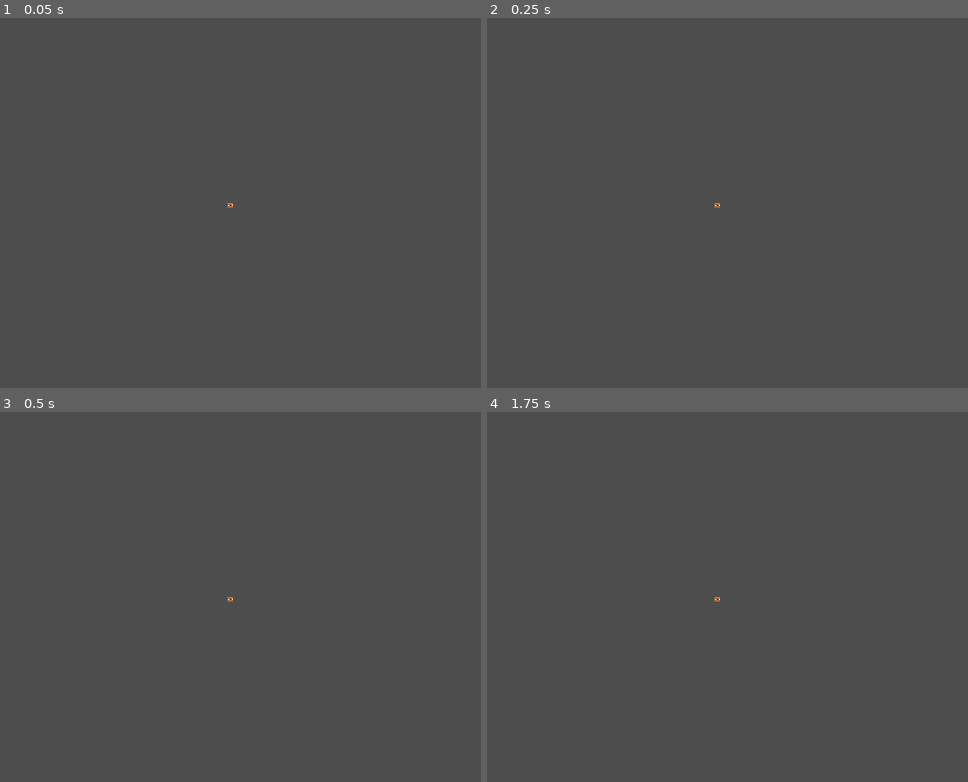
Above: before the commit, frames 1-4 (two rows, left to right).
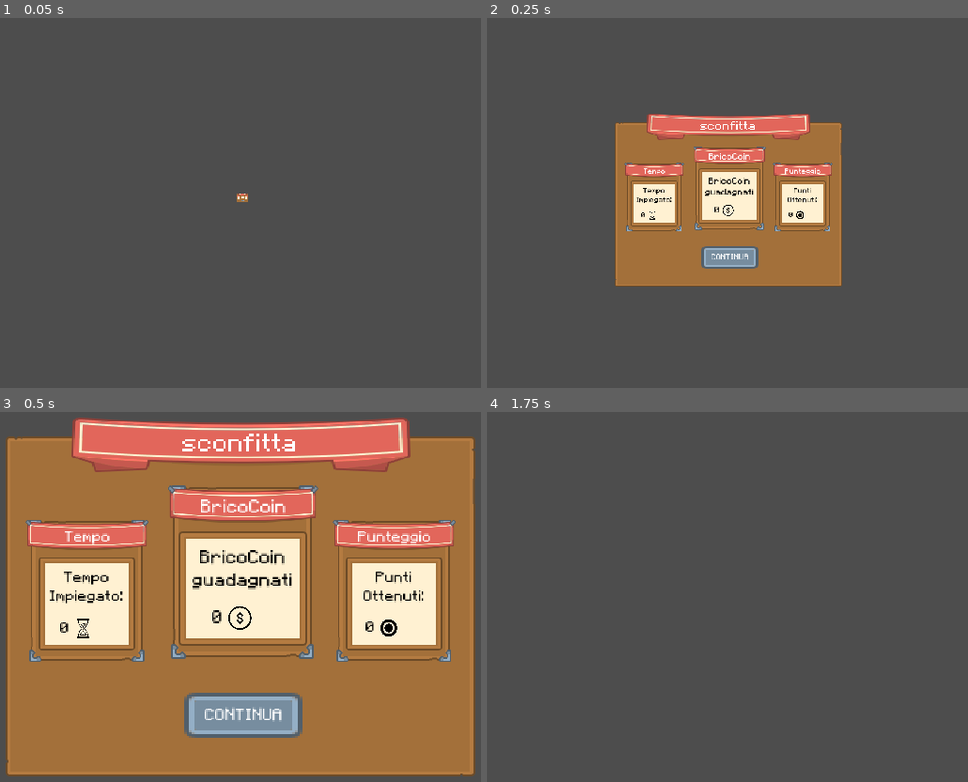
Above: after the commit, the same moments.

Repository: oleksandrkushnir1/lan-party-24-25
Game: Godot game, scene res://menu_vittoria.tscn
The game is run twice, just before and just after one commit, with the same random seed, the same clock (stepped at 60 frames per second) and the same inputs.
Inputs (mouse positions are in pixels of both pictures, inside the frame that each line leads up to):
- Up to frame 1 (0.05 s): no input
- Up to frame 2 (0.25 s): no input
- Up to frame 3 (0.5 s): no input
- Up to frame 4 (1.75 s): click "CONTINUA" at 0.5 s; click (717, 600) at 1.25 s, where only the run before the commit has a clickable "CONTINUA"

The runs differ from the first frame. In frame 1, less than 0.1% of the frame differs, in the area x 47-52%, y 47-52%; in frame 2, 22%; in frame 3, 92%, in the area x 1-99%, y 1-99%; in frame 4, less than 0.1%.

Commit message:
campiato da percorso relativo a UID

Diff:
--- a/menu/menu_vittoria.gd
+++ b/menu/menu_vittoria.gd
@@ -1,7 +1,7 @@
 extends Control
 class_name menu
 
-const MENU = preload("res://menu/menu_vittoria.tscn")
+const MENU = preload("uid://ckyiqs8iaextm")
 
 @onready var tempo_impiegato: Label = $Card/TempoTab/DescriptionTempo/containerdati/TempoImpiegato
 @onready var bricoguadagnati: Label = $Card/CoinTab/DescriptionBricoCoin/containerdati/Bricoguadagnati
@@ -32,7 +32,6 @@
 
 
 func compila_scheda():
-
 	get_tree().paused = true
 	$".".visible = true
 	var text = func():
--- a/menu/menu_vittoria.tscn
+++ b/menu/menu_vittoria.tscn
@@ -1,17 +1,17 @@
 [gd_scene load_steps=16 format=3 uid="uid://ckyiqs8iaextm"]
 
-[ext_resource type="Script" path="res://menu/menu_vittoria.gd" id="1_2ra2b"]
-[ext_resource type="Texture2D" uid="uid://b6dyotyj20gln" path="res://menu/Vector/panel_brown_damaged_dark.svg" id="2_a530w"]
-[ext_resource type="Texture2D" uid="uid://cpbu4rui7ogx3" path="res://menu/Vector/banner_classic_curtain.svg" id="2_vhspx"]
-[ext_resource type="Texture2D" uid="uid://vriuv6nsppl4" path="res://menu/Vector/panel_border_brown.svg" id="3_cemqf"]
-[ext_resource type="Texture2D" uid="uid://dx6flxap108a2" path="res://menu/Vector/banner_hanging.svg" id="3_rij82"]
-[ext_resource type="Texture2D" uid="uid://ihe2y75xvnhi" path="res://menu/Vector/panel_brown.svg" id="4_r7ut4"]
-[ext_resource type="FontFile" uid="uid://kphugf2my440" path="res://menu/temi/MinecraftRegular-Bmg3.otf" id="5_e5yme"]
-[ext_resource type="Theme" uid="uid://cvgbspybigvp1" path="res://menu/temi/fonttheme.tres" id="5_ei0tr"]
-[ext_resource type="Texture2D" uid="uid://d2ne3e67prdx8" path="res://menu/images/hourglass.png" id="6_lo8d8"]
-[ext_resource type="Texture2D" uid="uid://ddbjmifkvun0q" path="res://menu/images/coin.png" id="7_dsu20"]
-[ext_resource type="Texture2D" uid="uid://tl6pem8ff8ox" path="res://menu/images/points.png" id="8_3f61d"]
-[ext_resource type="Texture2D" uid="uid://cuss06u45ofnq" path="res://menu/Vector/button_grey.svg" id="8_pj1lb"]
+[ext_resource type="Script" path="res://menu_vittoria.gd" id="1_2ra2b"]
+[ext_resource type="Texture2D" uid="uid://b6dyotyj20gln" path="res://Vector/panel_brown_damaged_dark.svg" id="2_a530w"]
+[ext_resource type="Texture2D" uid="uid://cpbu4rui7ogx3" path="res://Vector/banner_classic_curtain.svg" id="2_vhspx"]
+[ext_resource type="Texture2D" uid="uid://vriuv6nsppl4" path="res://Vector/panel_border_brown.svg" id="3_cemqf"]
+[ext_resource type="Texture2D" uid="uid://dx6flxap108a2" path="res://Vector/banner_hanging.svg" id="3_rij82"]
+[ext_resource type="Texture2D" uid="uid://ihe2y75xvnhi" path="res://Vector/panel_brown.svg" id="4_r7ut4"]
+[ext_resource type="FontFile" uid="uid://kphugf2my440" path="res://temi/MinecraftRegular-Bmg3.otf" id="5_e5yme"]
+[ext_resource type="Theme" uid="uid://cvgbspybigvp1" path="res://temi/fonttheme.tres" id="5_ei0tr"]
+[ext_resource type="Texture2D" uid="uid://d2ne3e67prdx8" path="res://images/hourglass.png" id="6_lo8d8"]
+[ext_resource type="Texture2D" uid="uid://ddbjmifkvun0q" path="res://images/coin.png" id="7_dsu20"]
+[ext_resource type="Texture2D" uid="uid://tl6pem8ff8ox" path="res://images/points.png" id="8_3f61d"]
+[ext_resource type="Texture2D" uid="uid://cuss06u45ofnq" path="res://Vector/button_grey.svg" id="8_pj1lb"]
 
 [sub_resource type="Animation" id="Animation_n7nll"]
 length = 0.001
